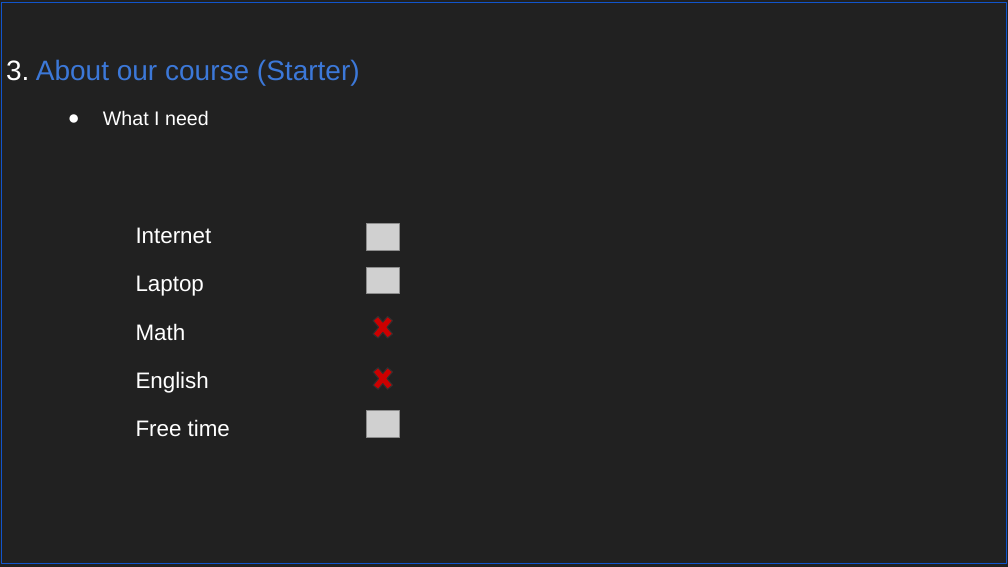
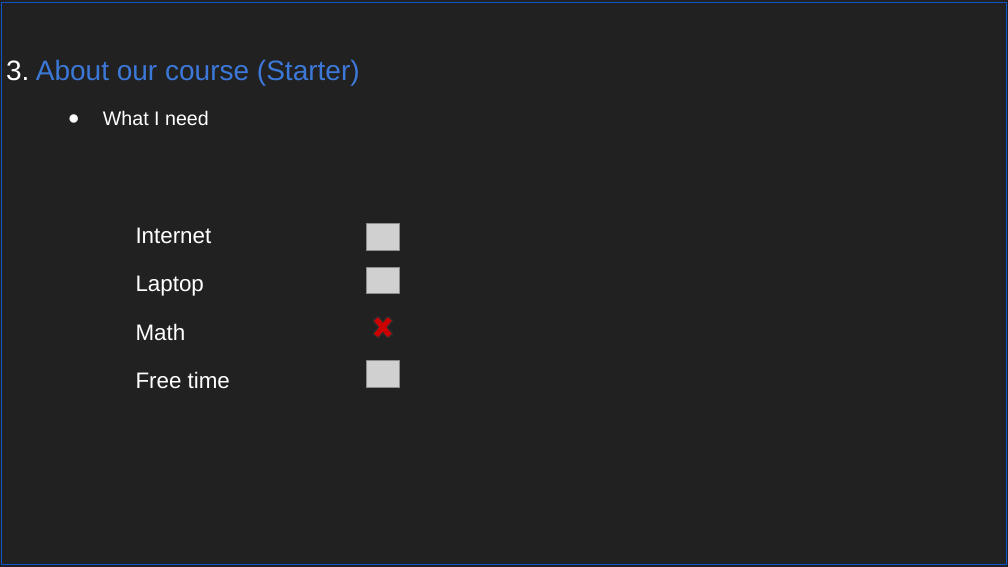
Before and after one commit to RRaphaell/python_course_materials, a slide deck: slide 18 of slides/Lecture_0.pptx. Drawn at 1008x567 pixels with LibreOffice and Linux fonts; fonts in the diff are those of the drawing; grey boxes stand for pictures. Boxes give left, top, right and bottom in pixels: in the first picture for what was removed or moved away, otherwise in the second. Text is boxed around its words. In the diff, an @@ line names an element or a change of style, - is before the commit and + after.

Commit message:
update slides

```diff
--- a/slides/Lecture_0.pptx
+++ b/slides/Lecture_0.pptx
@@ table at [126, 214, 438, 544] @@
-row 4: English | 
@@ picture: place and size @@
-picture at [367, 411, 399, 438]
+picture at [367, 361, 399, 388]
@@ cross removed at [369, 362, 397, 395] @@
```
Also in this commit, not shown: 12 other files.
